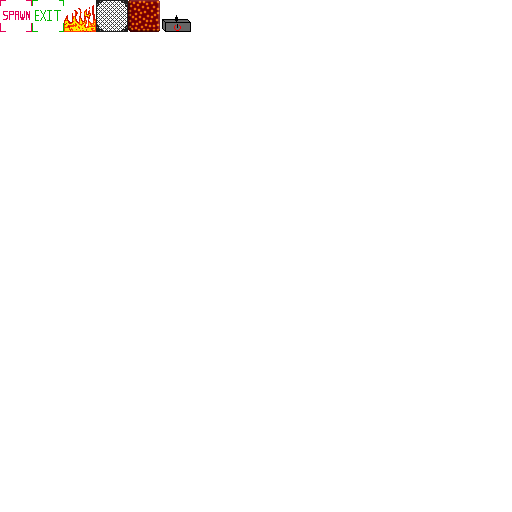
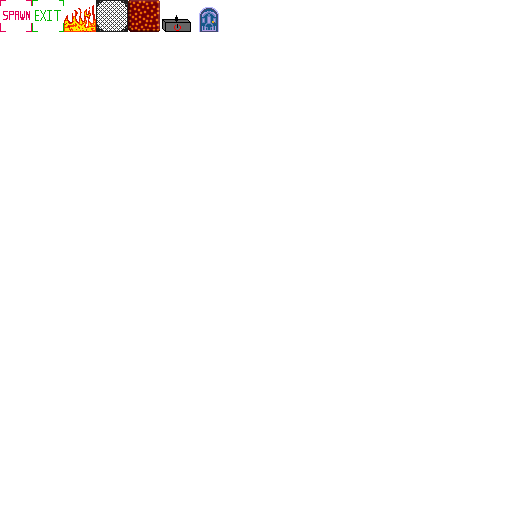
Comparing the layer stacks of the two w=512, h=512 images. Changes:
painted on "entity" over <box>199,7,219,32</box>
